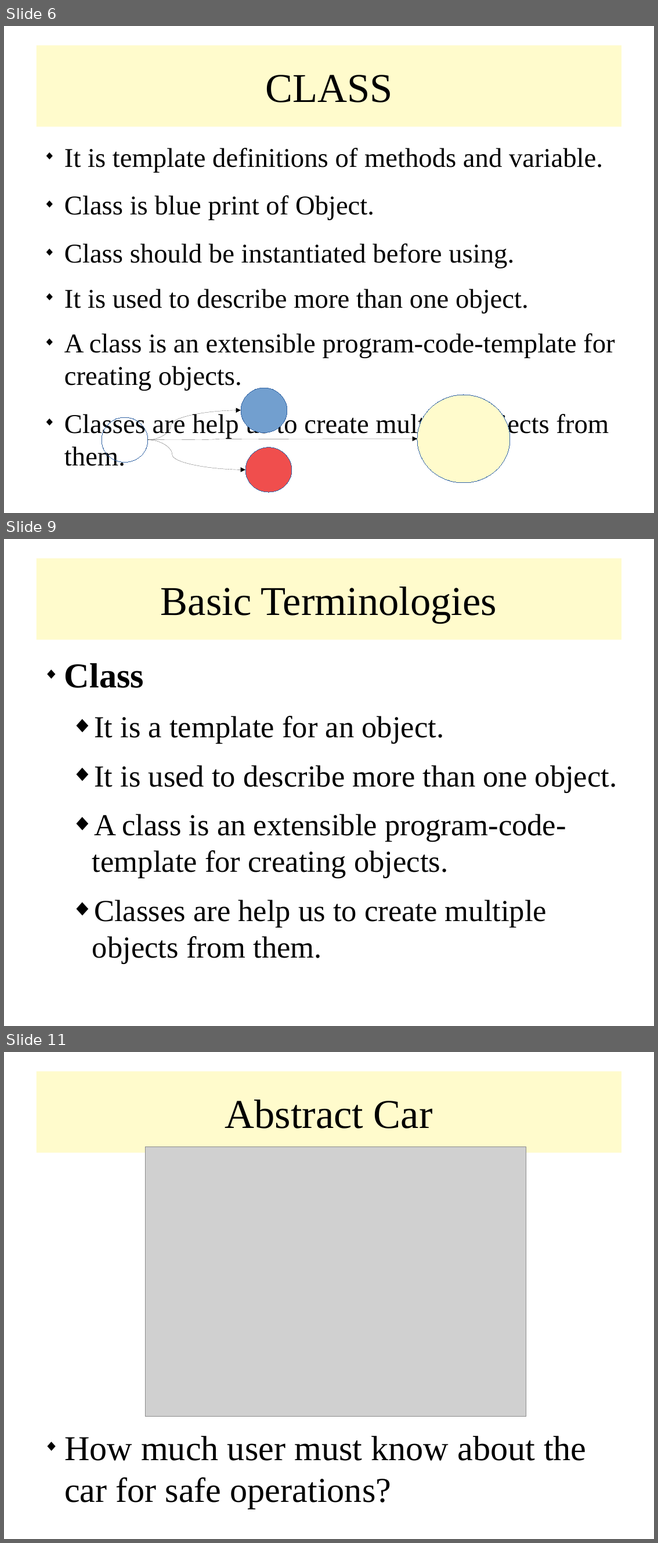
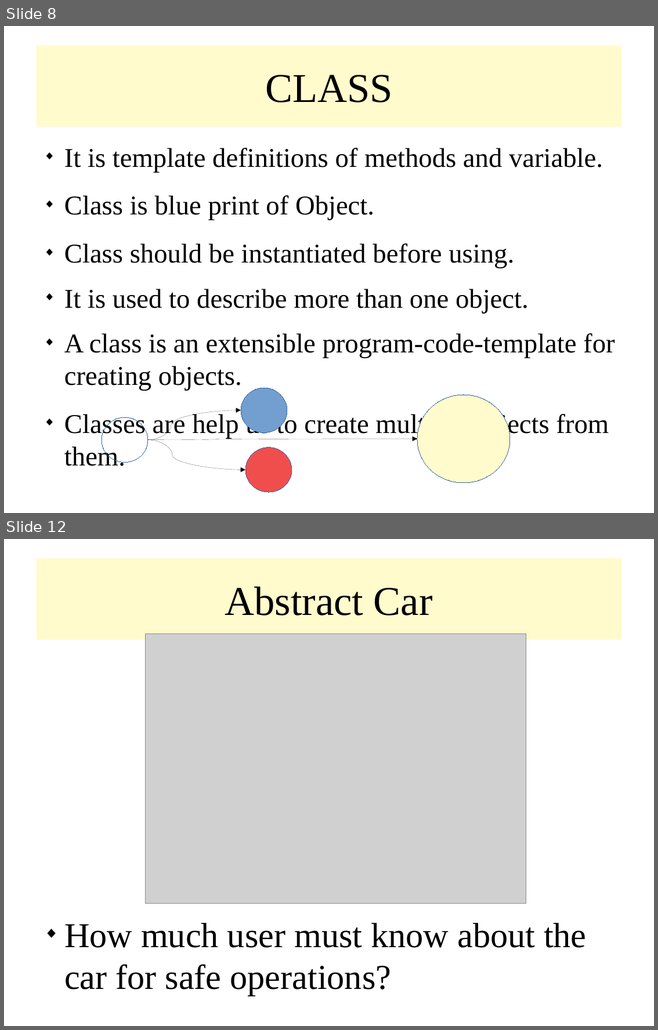
Before and after one commit to rajasekaran36/CS8392-OOPS, a slide deck: Slides/Unit 1/CS8392_U1_1_OOP_Intro.odp. Shown one above the other, each under a label of ours: slides 6, 9 and 11 before the commit, slides 8 and 12 after it; the slides between them are not shown. The pictures are 658x1543 and 658x1030 pixels, drawn with LibreOffice and Linux fonts; fonts in the diff are those of the drawing; grey boxes stand for pictures. Boxes give left, top, right and bottom in pixels: in the first picture for what was removed or moved away, otherwise in the second. Text is boxed around its words. In the diff, an @@ line names an element or a change of style, - is before the commit and + after.

```diff
--- a/Slides/Unit 1/CS8392_U1_1_OOP_Intro.odp
+++ b/Slides/Unit 1/CS8392_U1_1_OOP_Intro.odp
@@ slide 9 removed at (4, 539, 654, 1026), background #FFFFFF @@
@@ title removed at (36, 559, 621, 640) @@
-Basic Terminologies
@@ text removed at (64, 663, 617, 927) @@
-◆ Class
-  ◆ It is a template for an object.
-  ◆ It is used to describe more than one object.
-  ◆ A class is an extensible program-code-template for creating objects.
-  ◆ Classes are help us to create multiple objects from them.
@@ what was slide 6 is now slide 8 @@
@@ what was slide 11 is now slide 12 @@
```
Also in this commit, not shown: 10 slides changed, 2 slides added, 3 other files.
